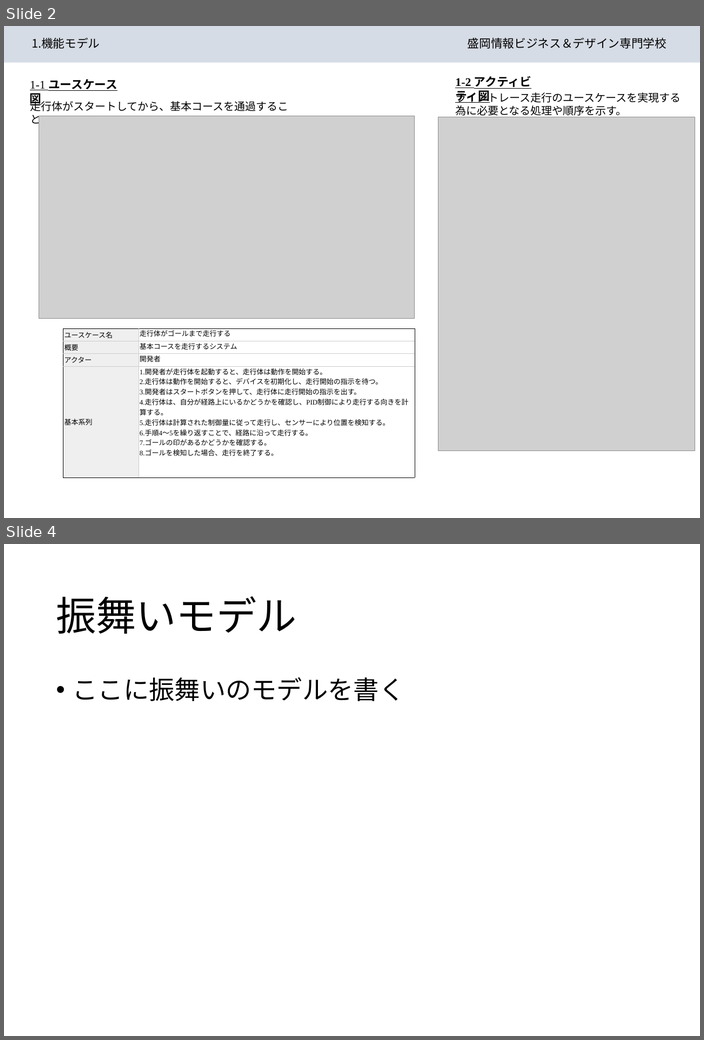
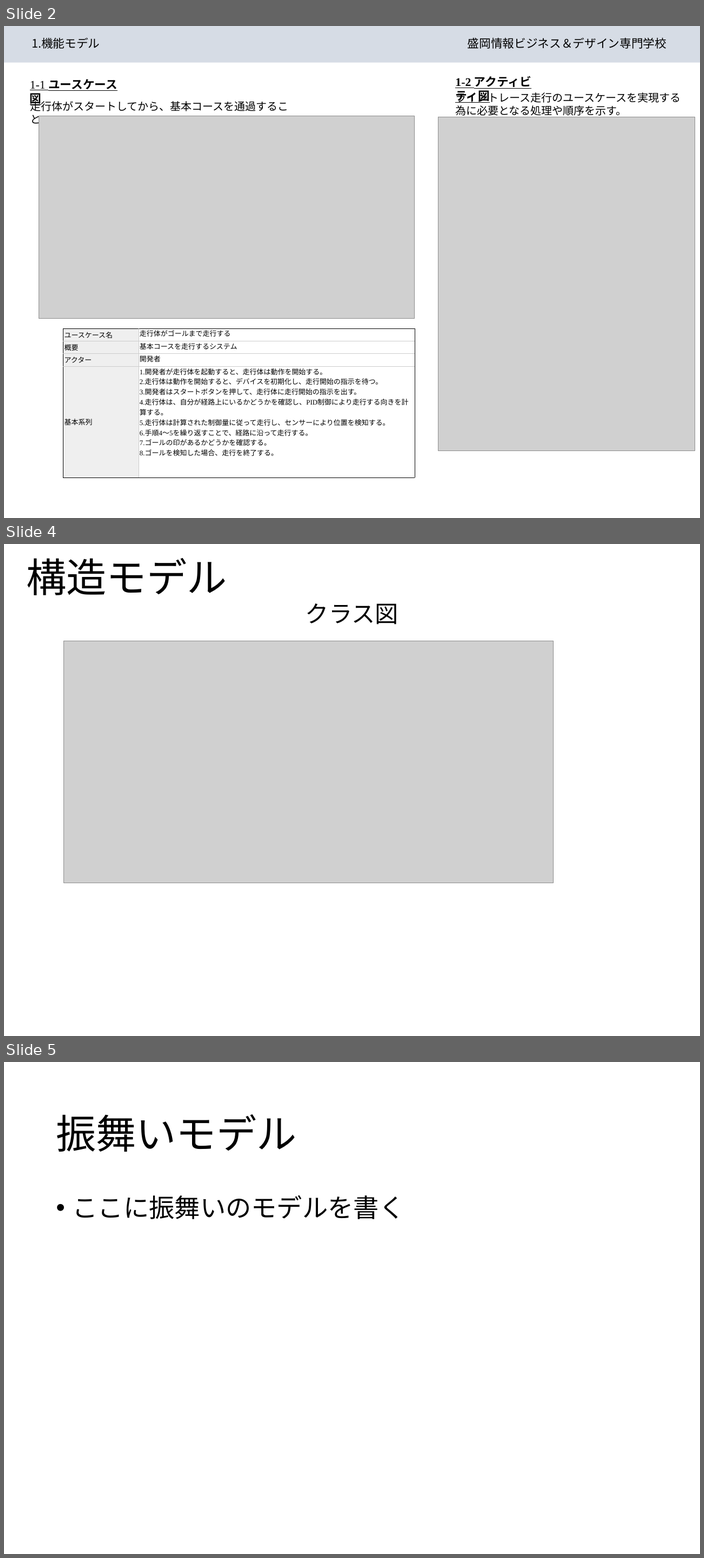
Before and after one commit to ishiki11/robot_b-team, a slide deck: model_file_template_primary.pptx. Shown one above the other, each under a label of ours: slides 2 and 4 before the commit, slides 2, 4 and 5 after it; the slides between them are not shown. The pictures are 704x1040 and 704x1558 pixels, drawn with LibreOffice and Linux fonts; fonts in the diff are those of the drawing; grey boxes stand for pictures. Boxes give left, top, right and bottom in pixels: in the first picture for what was removed or moved away, otherwise in the second. Text is boxed around its words. In the diff, an @@ line names an element or a change of style, - is before the commit and + after.

Commit message:
機能モデルの追加

```diff
--- a/model_file_template_primary.pptx
+++ b/model_file_template_primary.pptx
@@ slide 4 added at [4, 544, 700, 1036], background #FFFFFF @@
@@ title added at [26, 558, 226, 595], 68.6 pt, text #000000 @@
+構造モデル
@@ text added at [305, 603, 398, 624], 40 pt, text #000000 @@
+クラス図
@@ picture added at [64, 641, 554, 883] @@
@@ what was slide 4 is now slide 5 @@
```
Also in this commit, not shown: 1 other slide added, 1 slide removed.
